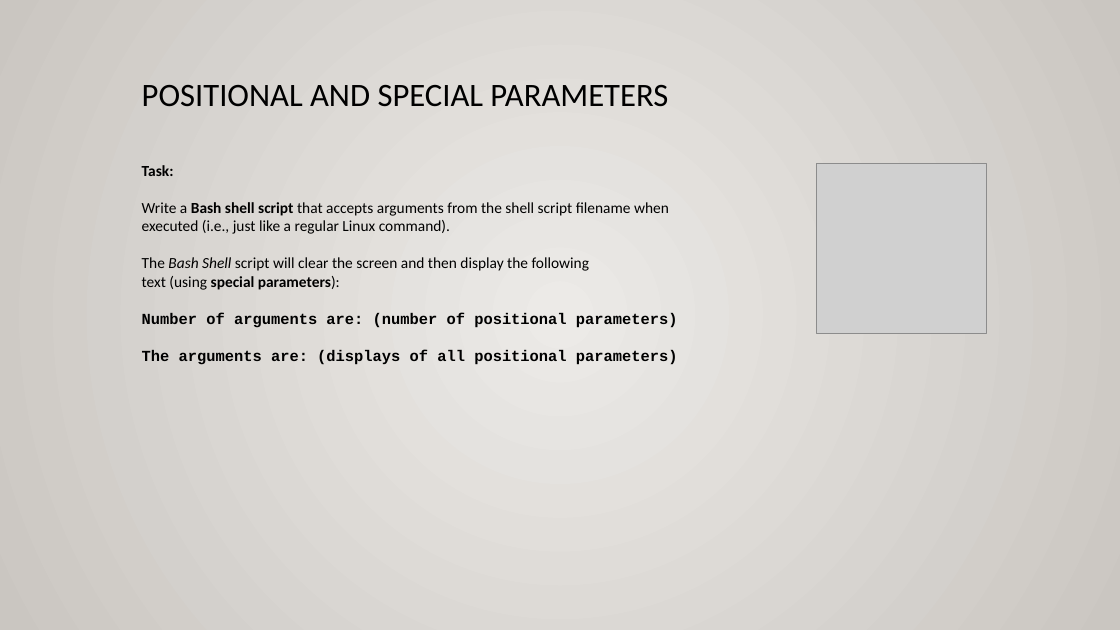
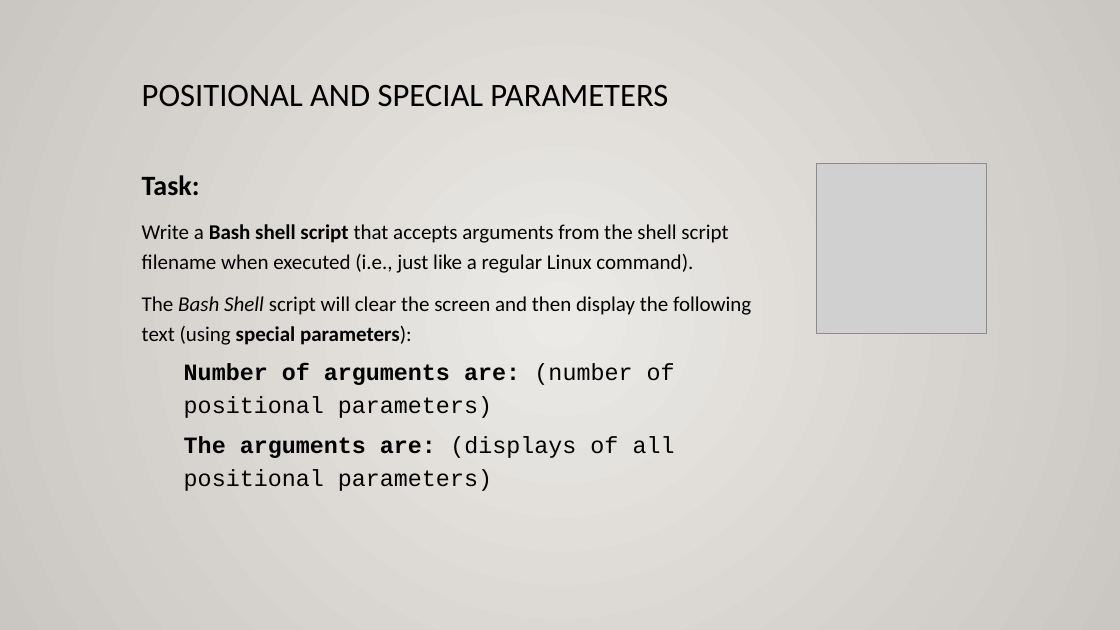
Before and after one commit to ULI101/slides, a slide deck: slide 10 of ULI101-11.2.pptx. Drawn at 1120x630 pixels with LibreOffice and Linux fonts; fonts in the diff are those of the drawing; grey boxes stand for pictures. Boxes give left, top, right and bottom in pixels: in the first picture for what was removed or moved away, otherwise in the second. Text is boxed around its words. In the diff, an @@ line names an element or a change of style, - is before the commit and + after.

```diff
--- a/ULI101-11.2.pptx
+++ b/ULI101-11.2.pptx
@@ text at <box>142,175,751,491</box>: text changed; size 13.2 to 18 pt @@
-Task:
-Write a Bash shell script that accepts arguments from the shell script filename when executed (i.e., just like a regular Linux command).
-The Bash Shell script will clear the screen and then display the following
-text (using special parameters):
-Number of arguments are: (number of positional parameters)
-The arguments are: (displays of all positional parameters)
+Task:
+Write a Bash shell script that accepts arguments from the shell script filename when executed (i.e., just like a regular Linux command).
+The Bash Shell script will clear the screen and then display the following text (using special parameters):
+  Number of arguments are: (number of positional parameters)
+  The arguments are: (displays of all positional parameters)
```
Also in this commit, not shown: 29 other slides changed, 3 other files.
